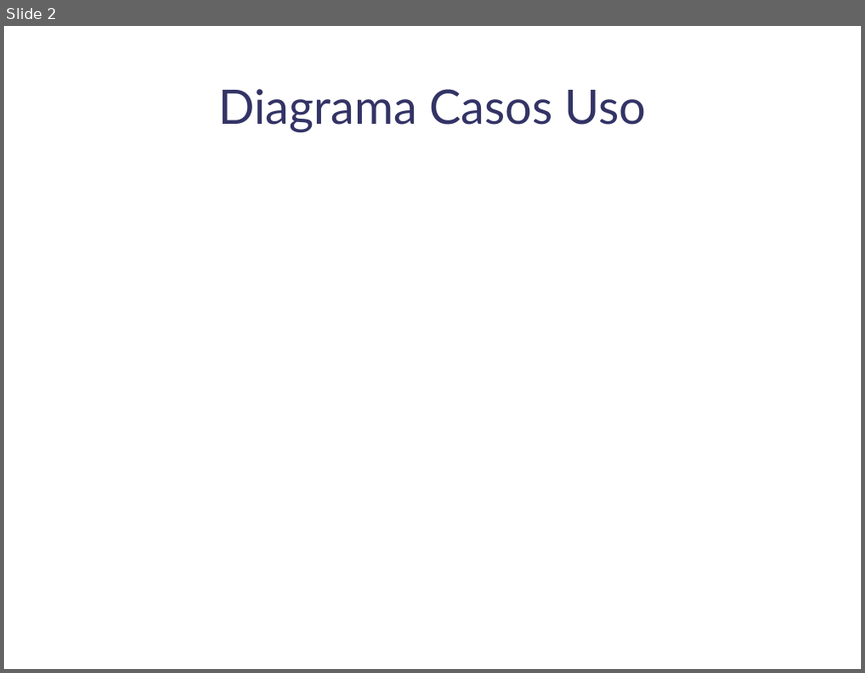
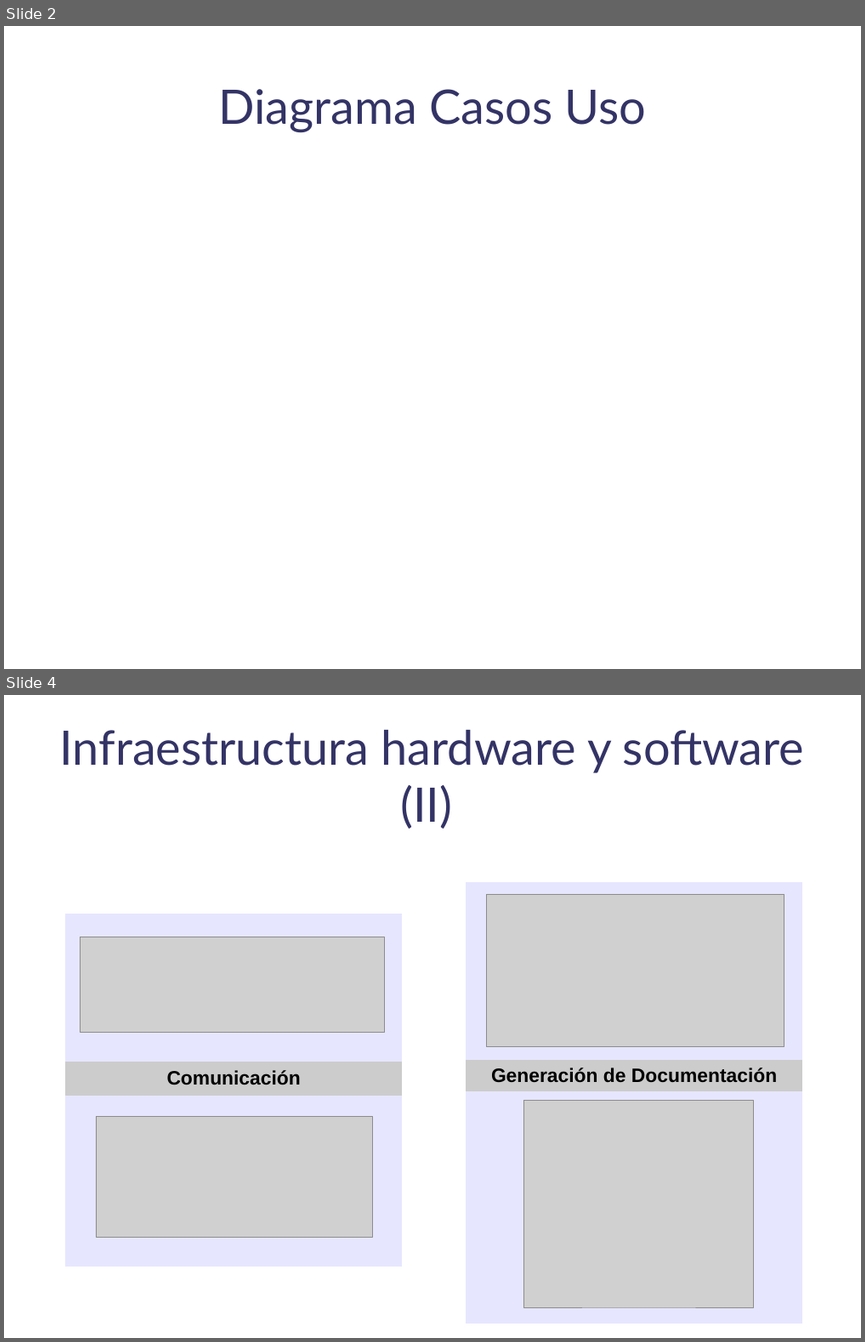
Before and after one commit to danoco78/touchteam, a slide deck: 3_iteracion/Planificacion/Presentacion Final.odp. Shown one above the other, each under a label of ours: slide 2 before the commit, slides 2 and 4 after it; the slides between them are not shown. The pictures are 865x673 and 865x1342 pixels, drawn with LibreOffice and Linux fonts; fonts in the diff are those of the drawing; grey boxes stand for pictures; background and template pictures are left out. Boxes give left, top, right and bottom in pixels: in the first picture for what was removed or moved away, otherwise in the second. Text is boxed around its words. In the diff, an @@ line names an element or a change of style, - is before the commit and + after.

```diff
--- a/3_iteracion/Planificacion/Presentacion Final.odp
+++ b/3_iteracion/Planificacion/Presentacion Final.odp
@@ slide 4 added at (4, 695, 861, 1338), background picture (left out) @@
@@ title added at (60, 730, 805, 828), 44 pt, text #333366 @@
+Infraestructura hardware y software (II)
@@ table added at (466, 882, 802, 1322), 3 rows, 1 columns @@
+
+Generación de Documentación
+
@@ picture added at (487, 894, 784, 1047) @@
@@ table added at (65, 913, 402, 1266), 3 rows, 1 columns @@
+
+Comunicación
+
@@ picture added at (80, 937, 384, 1032) @@
@@ picture added at (524, 1100, 754, 1307) @@
@@ picture added at (96, 1117, 373, 1236) @@
```
Also in this commit, not shown: 1 other slide added.
